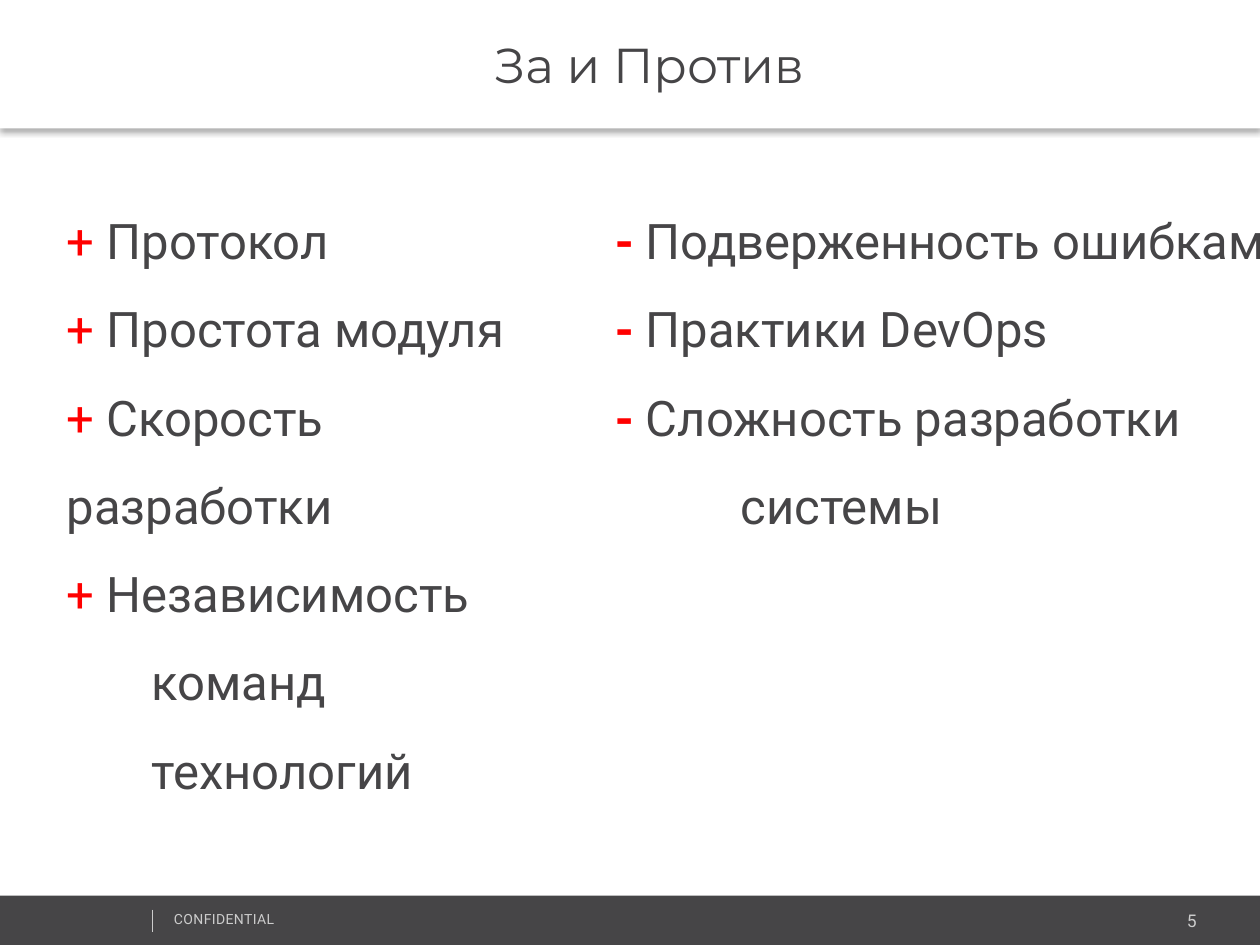
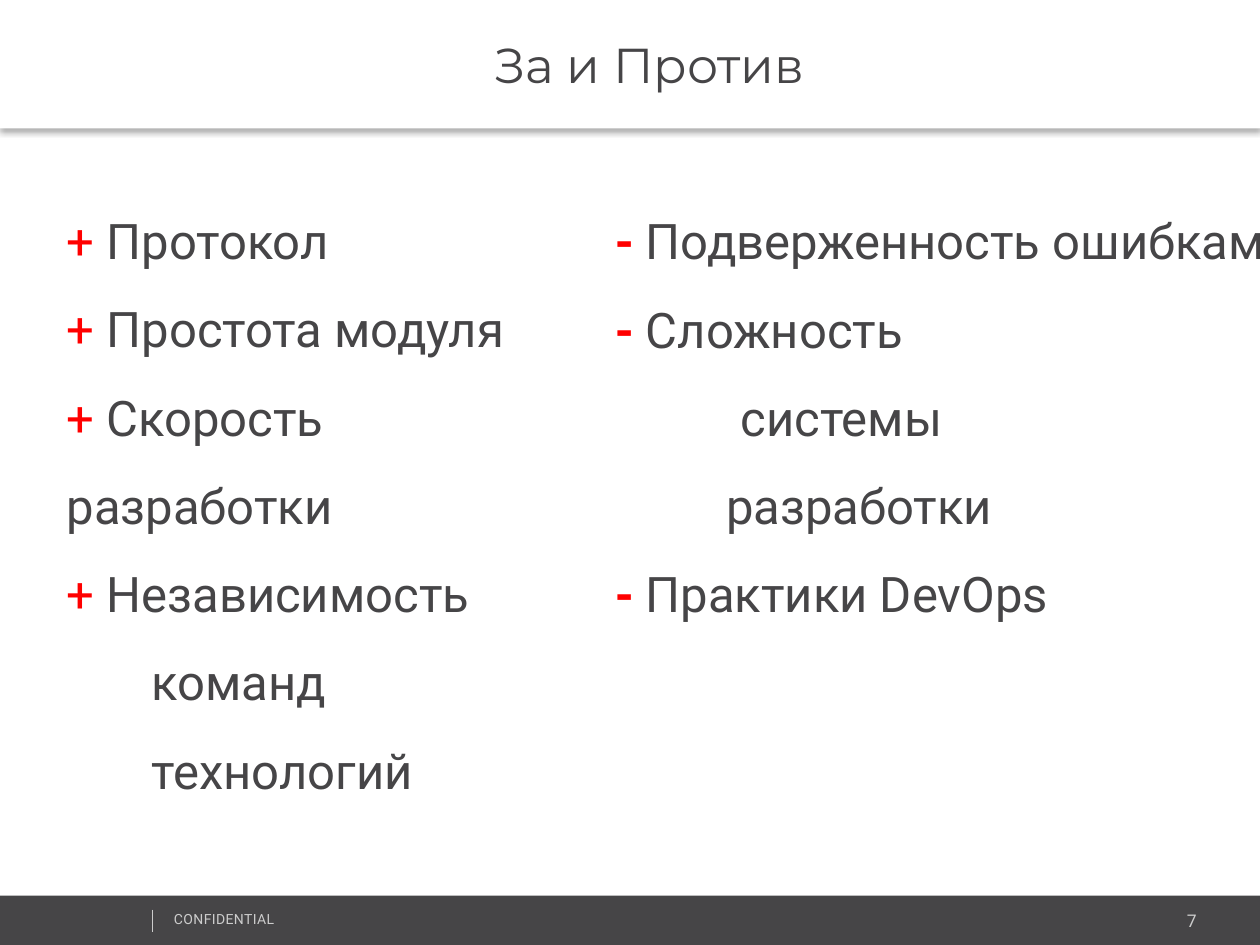
Before and after one commit to vitali-kviatkouski/personal, a slide deck: slide 7 of Microservices_Template.pptx (slide 5 before the commit). Drawn at 1260x945 pixels with LibreOffice and Linux fonts; fonts in the diff are those of the drawing; background and template pictures are left out. Boxes give left, top, right and bottom in pixels: in the first picture for what was removed or moved away, otherwise in the second. Text is boxed around its words. In the diff, an @@ line names an element or a change of style, - is before the commit and + after.

```diff
--- a/Microservices_Template.pptx
+++ b/Microservices_Template.pptx
@@ text at box(646, 312, 992, 534): paragraphs added @@
+- Сложность
+системы
+разработки
@@ text at box(646, 399, 1181, 525): paragraphs removed @@
-- Сложность разработки
-  системы
@@ text at box(646, 576, 1048, 622): list level 1 to 2 in "- Практики DevOps" @@
@@ page number at box(1187, 914, 1197, 927): text changed @@
-5
+7
```
Also in this commit, not shown: 4 other slides changed, 1 slide added, 2 slides removed.
